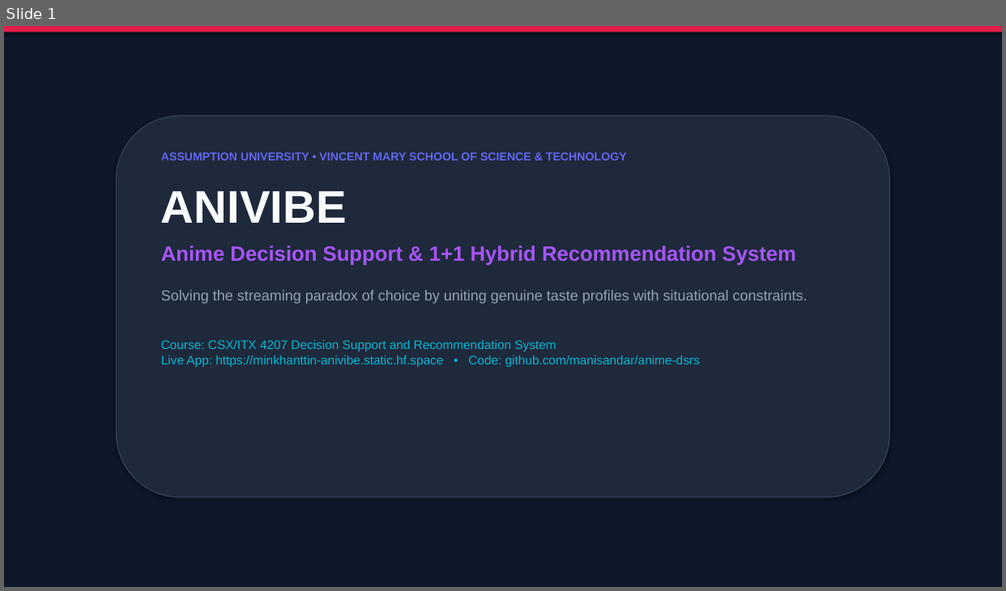
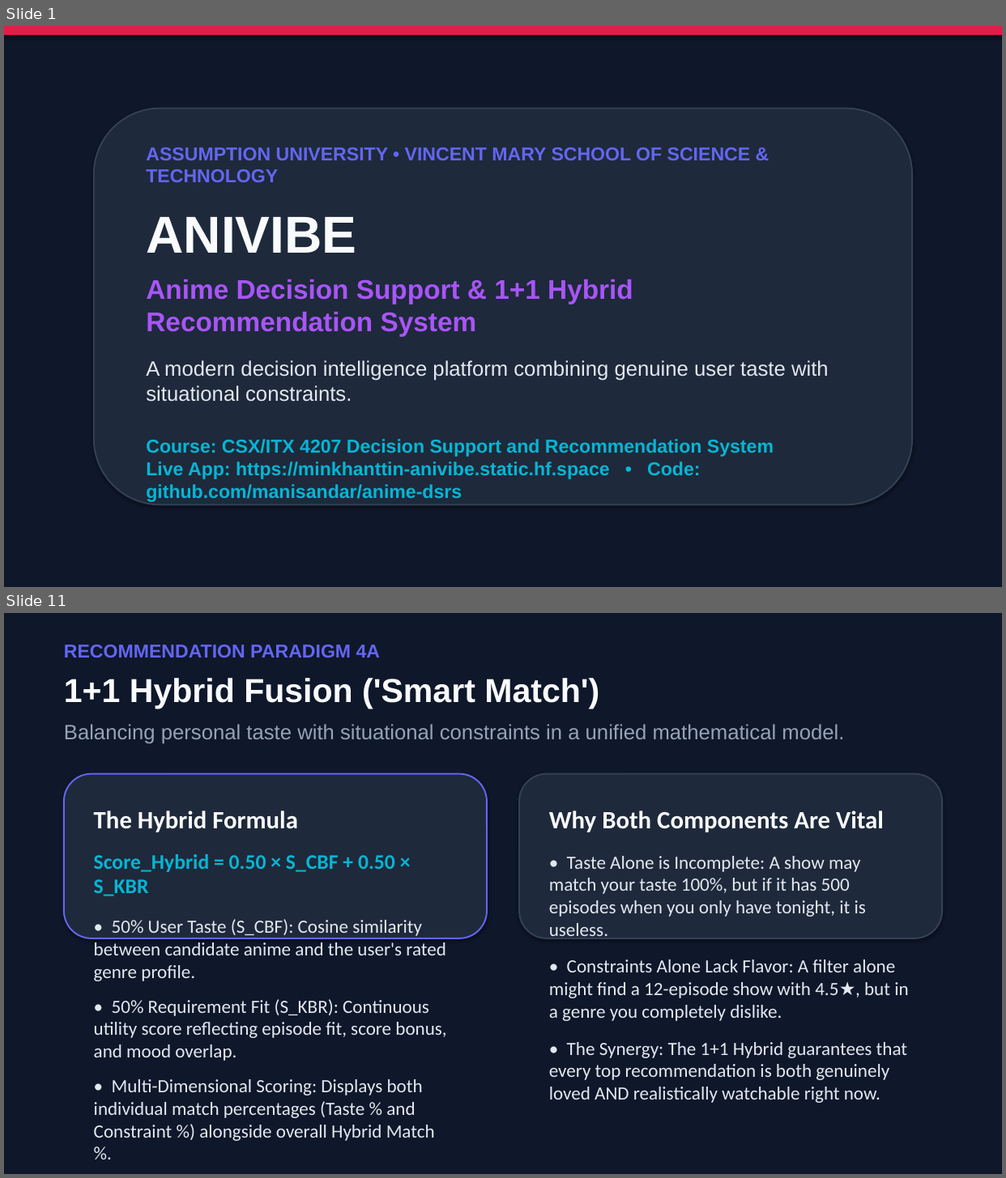
Before and after one commit to manisandar/anime-dsrs, a slide deck: ANIVIBE_Presentation.pptx. Shown one above the other, each under a label of ours: slide 1 before the commit, slides 1 and 11 after it; the slides between them are not shown. The pictures are 1006x591 and 1006x1178 pixels, drawn with LibreOffice and Linux fonts; fonts in the diff are those of the drawing. Boxes give left, top, right and bottom in pixels: in the first picture for what was removed or moved away, otherwise in the second. Text is boxed around its words. In the diff, an @@ line names an element or a change of style, - is before the commit and + after.

Commit message:
docs: revise presentation slides with min 18pt font and detailed clear explanations

```diff
--- a/ANIVIBE_Presentation.pptx
+++ b/ANIVIBE_Presentation.pptx
@@ slide 11 added at [4, 613, 1002, 1174], background #FFFFFF @@
@@ rectangle added at [4, 613, 1002, 1174], fill #0F172A @@
@@ text added at [64, 645, 381, 658], 18 pt, text #6366F1, bold @@
+RECOMMENDATION PARADIGM 4A
@@ text added at [64, 678, 599, 709], 32 pt, text #F8FAFC, bold @@
+1+1 Hybrid Fusion ('Smart Match')
@@ text added at [64, 724, 844, 744], 20 pt, text #94A3B8 @@
+Balancing personal taste with situational constraints in a unified mathematical model.
@@ rounded rectangle added at [64, 774, 487, 939], fill #1E293B, outline #6366F1 1.5 pt @@
@@ rounded rectangle added at [519, 774, 942, 939], fill #1E293B, outline #334155 1.5 pt @@
@@ text added at [94, 811, 446, 1141], 18 pt, text #E2E8F0 @@
+The Hybrid Formula
+Score_Hybrid = 0.50 × S_CBF + 0.50 × S_KBR
+• 50% User Taste (S_CBF): Cosine similarity between candidate anime and the user's rated genre profile.
+• 50% Requirement Fit (S_KBR): Continuous utility score reflecting episode fit, score bonus, and mood overlap.
+• Multi-Dimensional Scoring: Displays both individual match percentages (Taste % and Constraint %) alongside overall Hybrid Match %.
@@ text added at [549, 811, 908, 1103], 18 pt, text #E2E8F0 @@
+Why Both Components Are Vital
+• Taste Alone is Incomplete: A show may match your taste 100%, but if it has 500 episodes when you only have tonight, it is useless.
+• Constraints Alone Lack Flavor: A filter alone might find a 12-episode show with 4.5★, but in a genre you completely dislike.
+• The Synergy: The 1+1 Hybrid guarantees that every top recommendation is both genuinely loved AND realistically watchable right now.
@@ slide 1 changed as well @@
@@ rectangle: place and size @@
-rectangle at [4, 26, 1002, 32]
+rectangle at [4, 26, 1002, 35]
@@ rounded rectangle: place and size @@
-rounded rectangle at [117, 116, 889, 497]
+rounded rectangle at [94, 109, 912, 506]
@@ rounded rectangle at [94, 109, 912, 506]: outline #334155 1 pt to #334155 1.5 pt @@
@@ text "ASSUMPTION UNIVERSITY • VINCENT MARY ...": place and size @@
-text "ASSUMPTION UNIVERSITY • VINCENT MARY ..." at [161, 152, 808, 367]
+text "ASSUMPTION UNIVERSITY • VINCENT MARY ..." at [146, 148, 829, 480]
@@ text at [146, 148, 774, 480]: size 11 to 18 pt in "ASSUMPTION UNIVERSITY • VINCENT MARY SCHOOL OF ..."; size 44 to 50 pt in "ANIVIBE"; size 20 to 26 pt in "Anime Decision Support & 1+1 Hybrid Recommendation ..."; size 12 to 18 pt, bold on in "Course: CSX/ITX 4207 Decision Support and Recommendation ..."; less space between paragraphs @@
@@ text at [146, 361, 829, 402]: text changed; size 14 to 20 pt; text colour #94A3B8 to #E2E8F0 @@
-Solving the streaming paradox of choice by uniting genuine taste profiles with situational constraints.
+A modern decision intelligence platform combining genuine user taste with situational constraints.
```
Also in this commit, not shown: 4 other slides changed, 10 other slides added, 7 slides removed, 1 other file.
